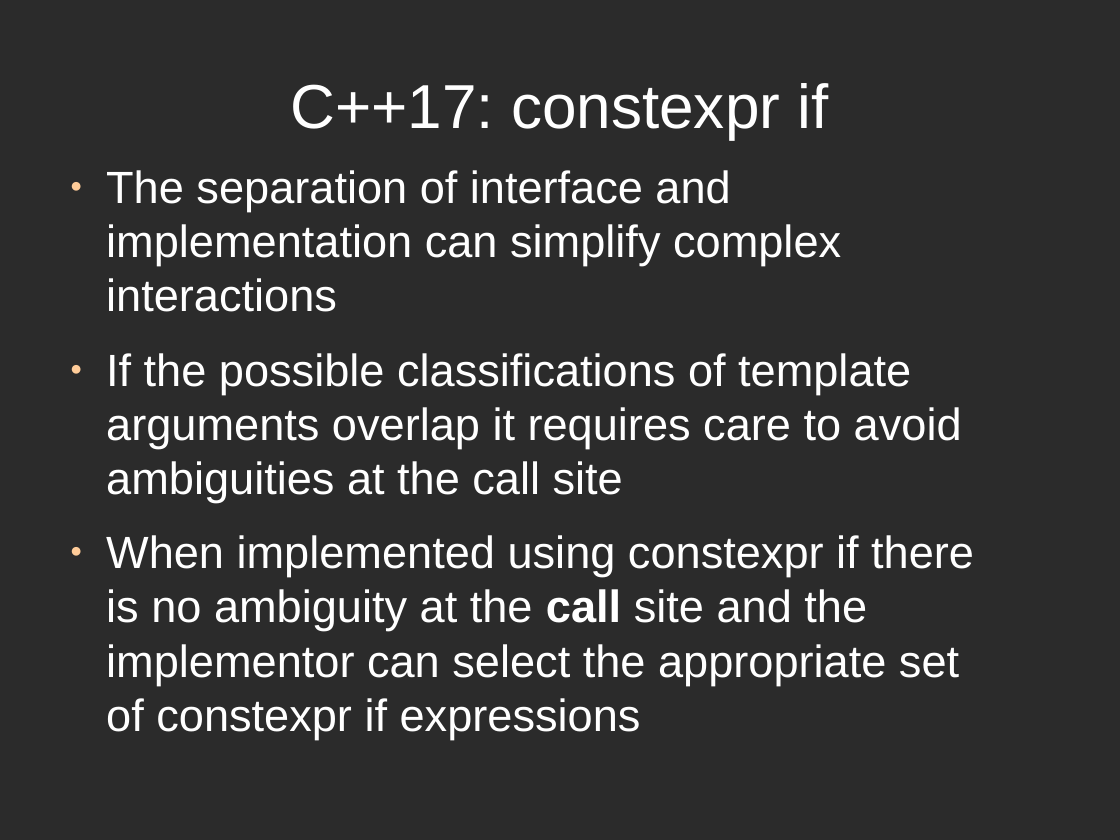
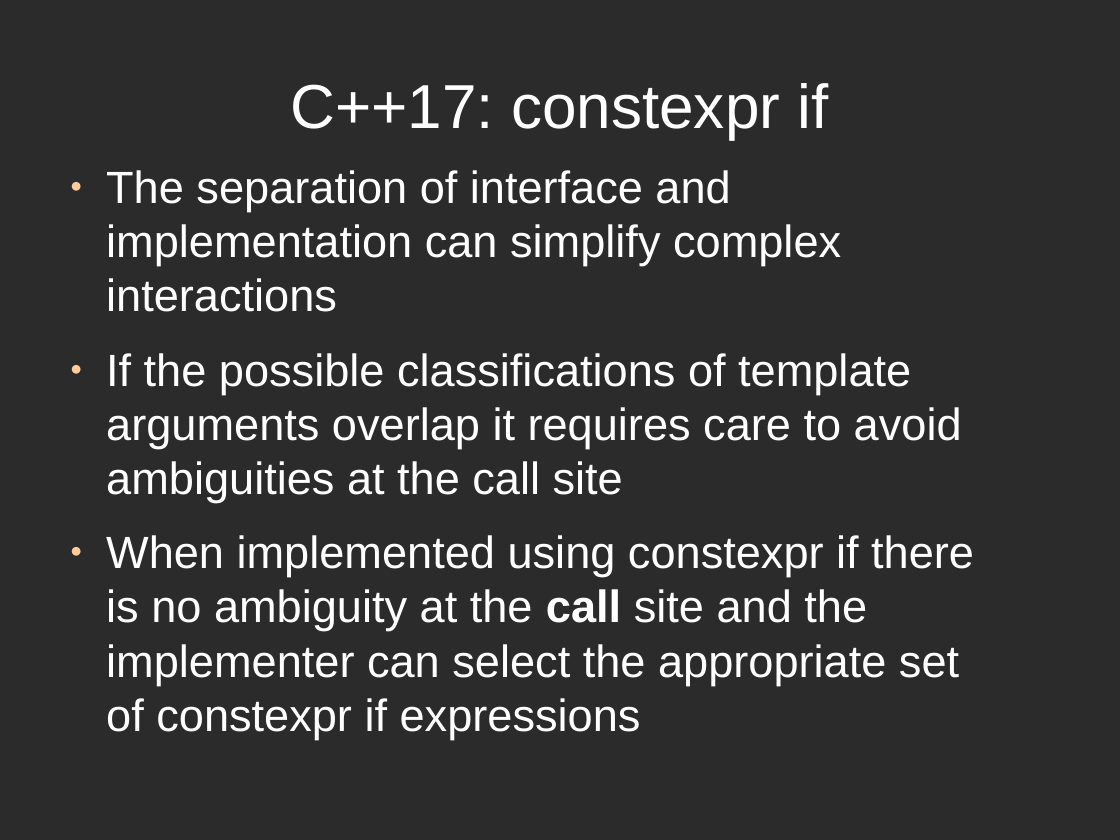
Before and after one commit to rogerorr/articles, a slide deck: slide 25 of Making_Templates_Easier/Making_Templates_Easier.odp. Drawn at 1120x840 pixels with LibreOffice and Linux fonts; fonts in the diff are those of the drawing; background and template pictures are left out; a plain dark background stands for a picture behind light text. Boxes give left, top, right and bottom in pixels: in the first picture for what was removed or moved away, otherwise in the second. Text is boxed around its words. In the diff, an @@ line names an element or a change of style, - is before the commit and + after.

```diff
--- a/Making_Templates_Easier/Making_Templates_Easier.odp
+++ b/Making_Templates_Easier/Making_Templates_Easier.odp
@@ text at <box>106,535,974,739</box>: text changed @@
-● When implemented using constexpr if there is no ambiguity at the call site and the implementor can select the appropriate set of constexpr if expressions
+● When implemented using constexpr if there is no ambiguity at the call site and the implementer can select the appropriate set of constexpr if expressions
```
Also in this commit, not shown: 31 other slides changed, 3 slides added, 4 slides removed.
